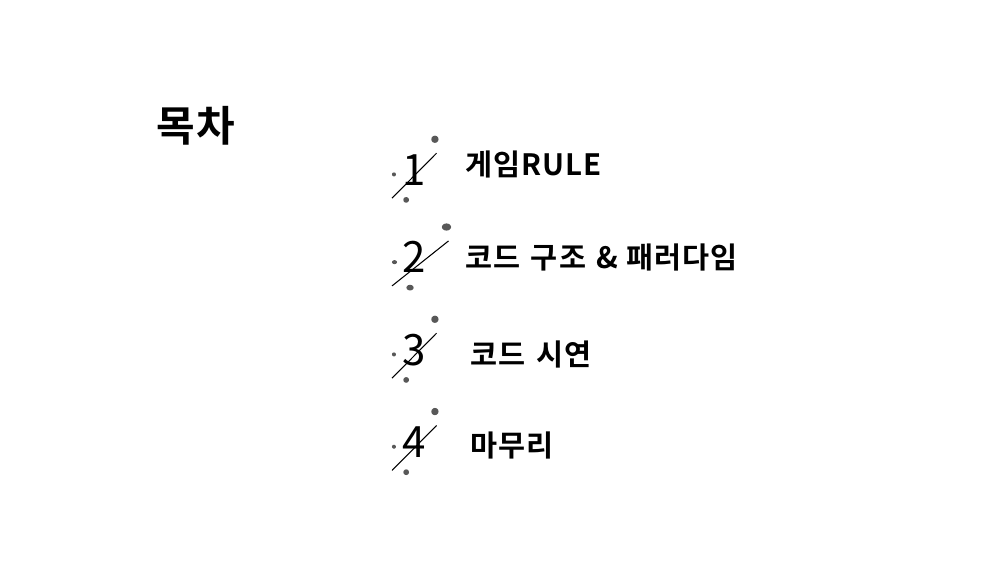
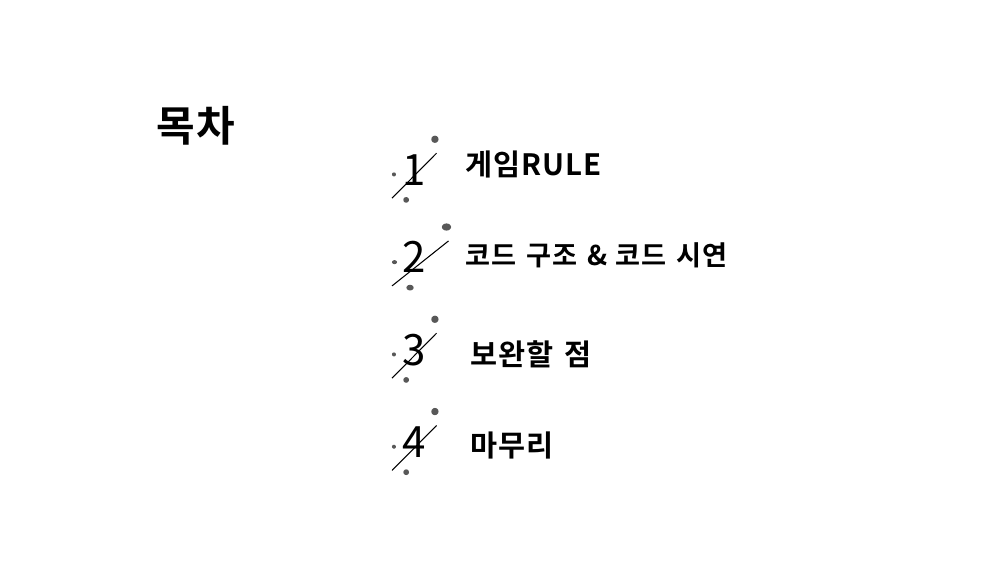
Before and after one commit to aldzl923/C-, a slide deck: slide 2 of Sudoku/C++_프로젝트_스도쿠게임.pptx. Drawn at 1008x567 pixels with LibreOffice and Linux fonts; fonts in the diff are those of the drawing; background and template pictures are left out. Boxes give left, top, right and bottom in pixels: in the first picture for what was removed or moved away, otherwise in the second. Text is boxed around its words. In the diff, an @@ line names an element or a change of style, - is before the commit and + after.

```diff
--- a/Sudoku/C++_프로젝트_스도쿠게임.pptx
+++ b/Sudoku/C++_프로젝트_스도쿠게임.pptx
@@ text at bbox=[466, 242, 727, 268]: text changed; size 28 to 25.9 pt @@
-코드 구조 & 패러다임
+코드 구조 & 코드 시연
@@ text at bbox=[471, 340, 591, 368]: text changed @@
-코드 시연
+보완할 점
```
Also in this commit, not shown: 6 other slides changed, 2 slides added, 2 slides removed, 2 other files.
